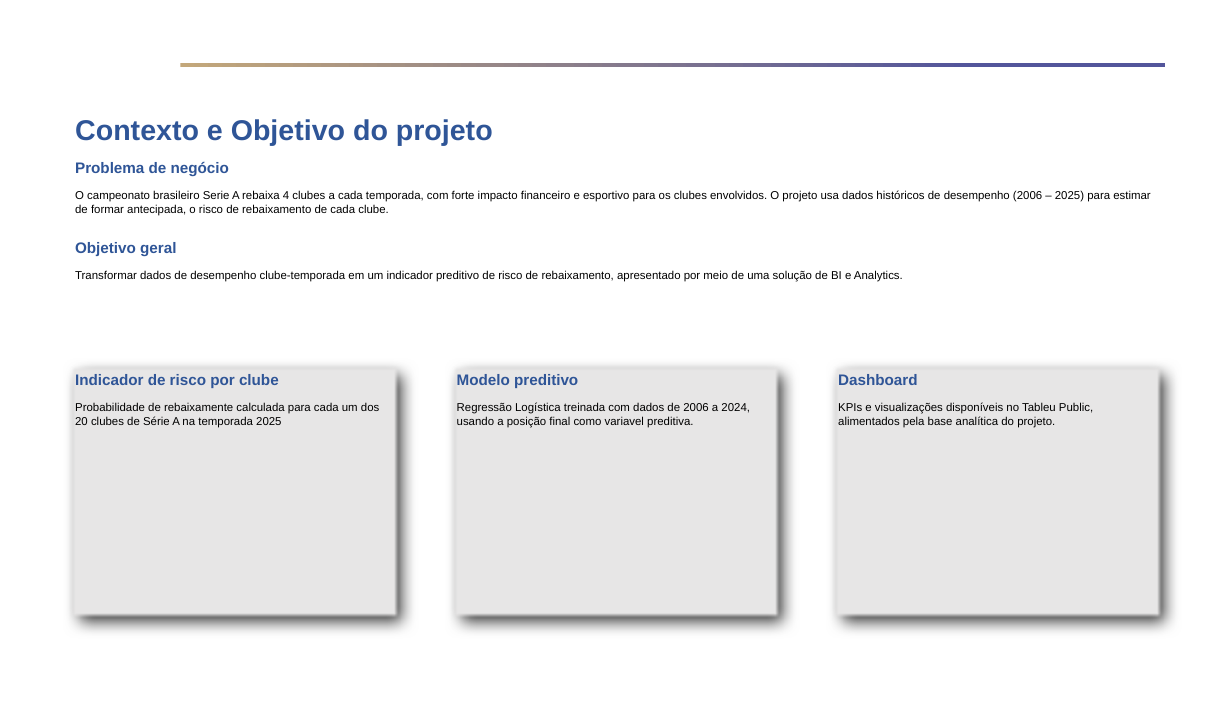
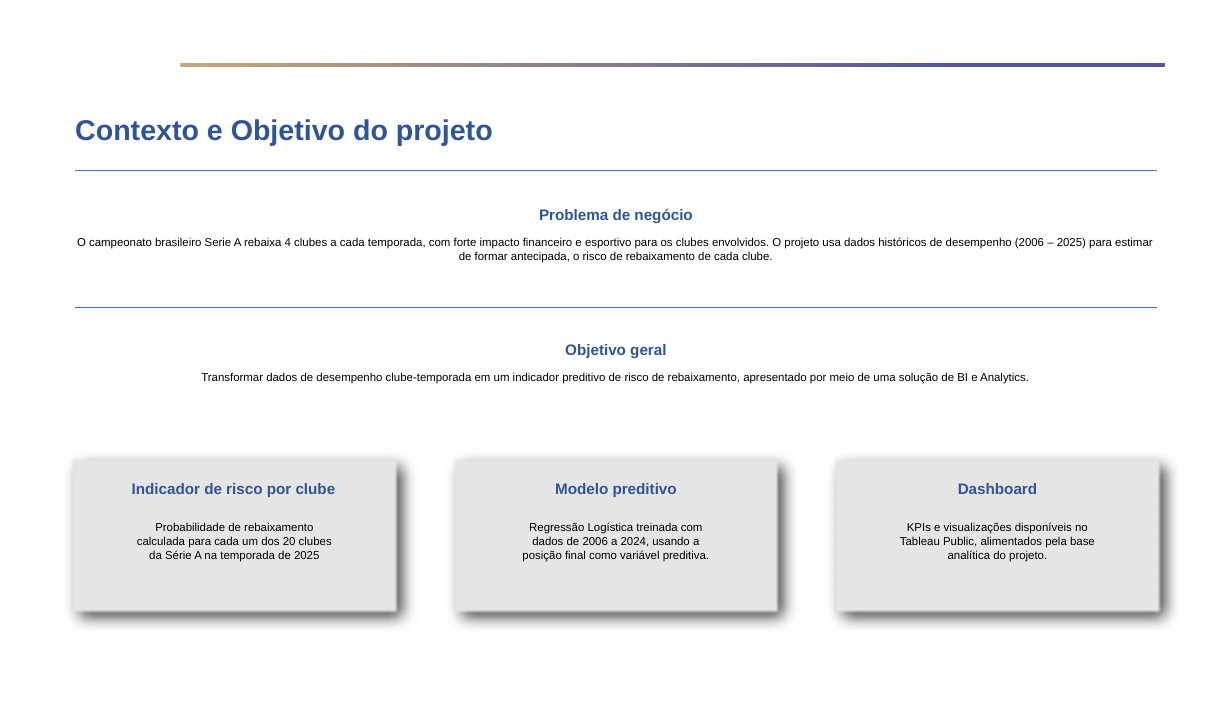
Before and after one commit to FelipePinheiro964/Projeto-Em-Business-Intelligence-e-Analytics, a slide deck: slide 3 of docs/Template - Fase 2 - Apresentação Executiva - Projeto em Business Intelligence e Analytics.pptx. Drawn at 1232x721 pixels with LibreOffice and Linux fonts; fonts in the diff are those of the drawing; background and template pictures are left out. Boxes give left, top, right and bottom in pixels: in the first picture for what was removed or moved away, otherwise in the second. Text is boxed around its words. In the diff, an @@ line names an element or a change of style, - is before the commit and + after.

Commit message:
feat: melhorias no primeiro slide, fonte a definir

```diff
--- a/docs/Template - Fase 2 - Apresentação Executiva - Projeto em Business Intelligence e Analytics.pptx
+++ b/docs/Template - Fase 2 - Apresentação Executiva - Projeto em Business Intelligence e Analytics.pptx
@@ line added from (75, 170) to (1157, 170), #4472C4 0.5 pt @@
@@ text "Problema de negócio": place and size @@
-text "Problema de negócio" at (75,162,1150,216)
+text "Problema de negócio" at (77,209,1152,263)
@@ text "Problema de negócio" at (77,209,1152,263): alignment left to centre @@
@@ line added from (75, 307) to (1157, 307), #4472C4 0.5 pt @@
@@ text "Objetivo geral" at (201,344,1029,384): alignment left to centre @@
@@ text "Objetivo geral": place and size @@
-text "Objetivo geral" at (75,242,903,282)
+text "Objetivo geral" at (201,344,1029,384)
@@ text in rectangle at (75,374,379,428): text removed @@
-Indicador de risco por clube
-Probabilidade de rebaixamente calculada para cada um dos 20 clubes de Série A na temporada 2025
@@ rectangle: place and size @@
-rectangle at (70,365,400,619)
+rectangle at (70,456,400,615)
@@ rectangle added at (451,456,781,615), fill #E7E6E6 @@
@@ rectangle added at (832,456,1162,615), fill #E7E6E6 @@
@@ text added at (132,483,336,497), 16 pt, text #2F5597, bold @@
+Indicador de risco por clube
@@ text added at (555,483,677,497), 16 pt, text #2F5597, bold @@
+Modelo preditivo
@@ text added at (958,483,1037,494), 16 pt, text #2F5597, bold @@
+Dashboard
@@ text added at (137,522,332,562), 12 pt, text #000000 @@
+Probabilidade de rebaixamento calculada para cada um dos 20 clubes da Série A na temporada de 2025
@@ text "Regressão Logística treinada com dados ..." at (522,522,709,562): fill #E7E6E6 to none; shadow off @@
@@ text "Regressão Logística treinada com dados ...": place and size @@
-text "Regressão Logística treinada com dados ..." at (451,365,781,619)
+text "Regressão Logística treinada com dados ..." at (522,522,709,562)
@@ text at (522,522,709,562): text changed @@
-Modelo preditivo
-Regressão Logística treinada com dados de 2006 a 2024, usando a posição final como variavel preditiva.
+Regressão Logística treinada com dados de 2006 a 2024, usando a posição final como variável preditiva.
@@ text "KPIs e visualizações disponíveis no ...": place and size @@
-text "KPIs e visualizações disponíveis no ..." at (832,365,1162,619)
+text "KPIs e visualizações disponíveis no ..." at (900,522,1095,562)
@@ text "KPIs e visualizações disponíveis no ..." at (900,522,1095,562): fill #E7E6E6 to none; shadow off @@
@@ text at (900,522,1095,562): text changed @@
-Dashboard
-KPIs e visualizações disponíveis no Tableu Public, alimentados pela base analítica do projeto.
+KPIs e visualizações disponíveis no Tableau Public, alimentados pela base analítica do projeto.
```
